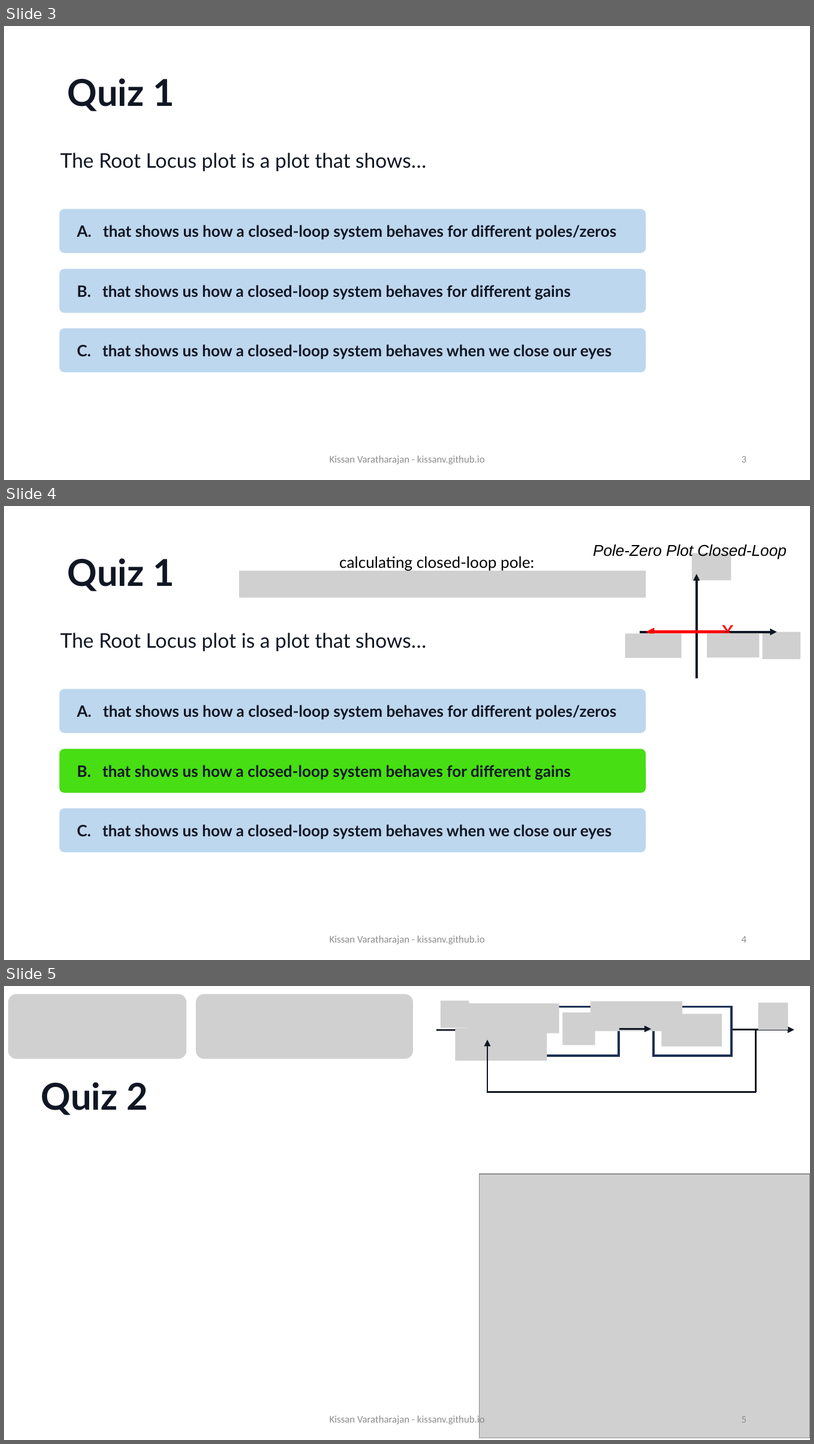
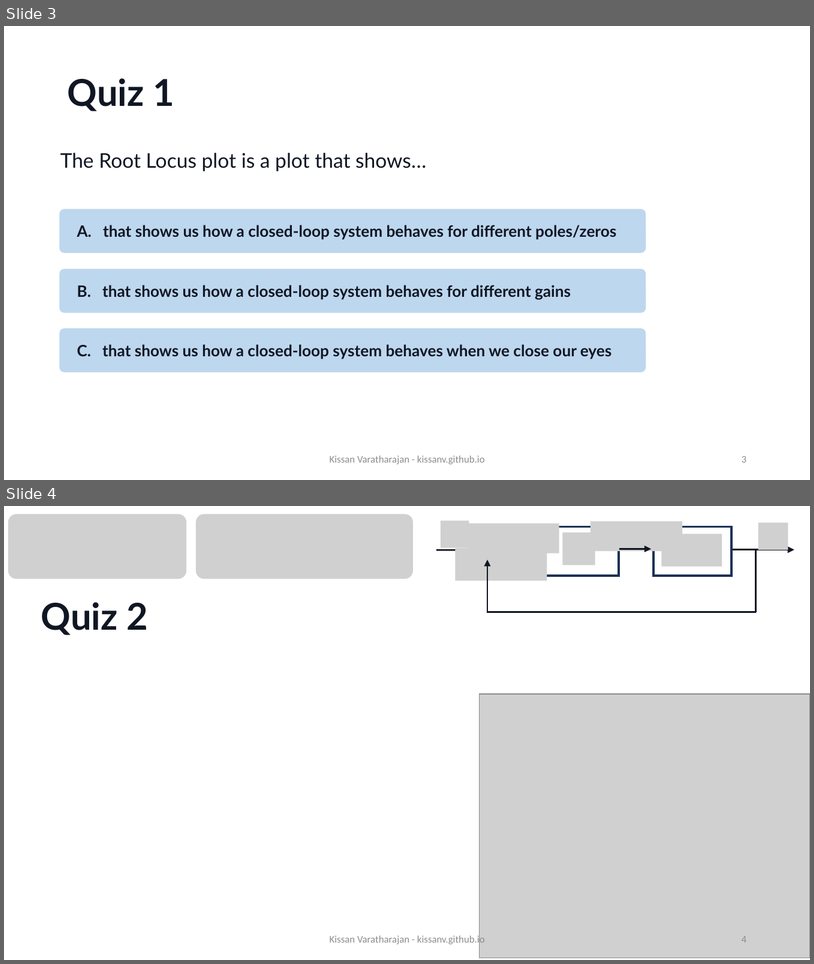
Before and after one commit to KissanV/KissanV.github.io, a slide deck: pdfs/CS1/CS1_Week8_empty.pptx. Shown one above the other, each under a label of ours: slides 3, 4 and 5 before the commit, slides 3 and 4 after it. The pictures are 814x1444 and 814x964 pixels, drawn with LibreOffice and Linux fonts; fonts in the diff are those of the drawing; grey boxes stand for pictures; background and template pictures are left out. Boxes give left, top, right and bottom in pixels: in the first picture for what was removed or moved away, otherwise in the second. Text is boxed around its words. In the diff, an @@ line names an element or a change of style, - is before the commit and + after.

```diff
--- a/pdfs/CS1/CS1_Week8_empty.pptx
+++ b/pdfs/CS1/CS1_Week8_empty.pptx
@@ slide 4 removed at (4,506,810,960), background #FFFFFF @@
@@ title removed at (68,558,175,591) @@
-Quiz 1
@@ text removed at (339,556,534,571) @@
-calculating closed-loop pole:
@@ text removed at (593,544,786,559) @@
-Pole-Zero Plot Closed-Loop
@@ picture removed at (239,571,647,598) @@
@@ group removed at (640,553,801,679): 2 pictures, 2 arrows, 1 text @@
-x
@@ text removed at (60,633,426,651) @@
-The Root Locus plot is a plot that shows…
@@ picture removed at (626,633,682,658) @@
@@ arrow removed from (726, 632) to (646, 632) @@
@@ picture removed at (707,633,759,658) @@
@@ rounded rectangle removed at (60,689,647,733) @@
-A. that shows us how a closed-loop system behaves for different poles/zeros
@@ rounded rectangle removed at (60,749,647,793) @@
-B. that shows us how a closed-loop system behaves for different gains
@@ rounded rectangle removed at (60,808,647,853) @@
-C. that shows us how a closed-loop system behaves when we close our eyes
@@ text removed at (330,935,485,944) @@
-Kissan Varatharajan - kissanv.github.io
@@ page number removed at (742,936,747,942) @@
-4
@@ what was slide 5 is now slide 4 @@
@@ page number at (742,936,747,942): text changed @@
-5
+4
```
Also in this commit, not shown: 6 slides changed, 1 other slide removed, 1 other file.
